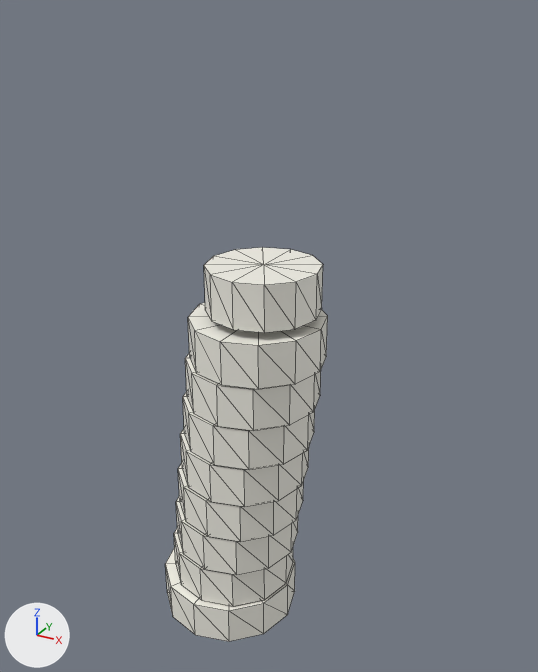
The glTF model public/studio/v2.15.0/d_pisa/model.glb, before and after one commit.
Camera for both pictures: a camera (50 mm lens) standing at (4.99, -7.73, 8.61) and looking at (0.61, 0.24, 4.63). Every picture has the same lights, and +X, +Y and +Z are marked at lower left. The picture after the commit comes second. Mesh edges are drawn as thin lines. Where no turn or scale is listed for an object, it has been applied to the vertices.

Names of what the first picture shows: 'part0', 'part1', 'part2', 'part3', 'part4', 'part5', 'part6', 'part7', 'part8'.
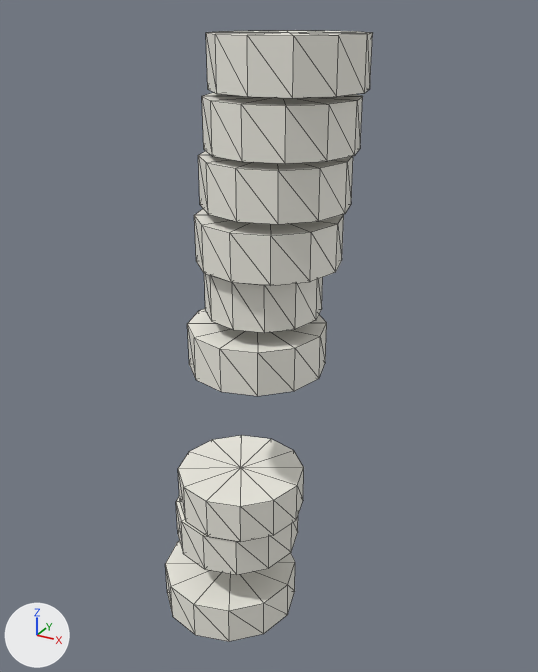
The change in detail:
me_geometry_1 is used by ob_part1; location (0.0, 0.0, 0.0).
me_geometry_1 had 26 vertices, 48 faces and spanned x -0.76..1.04, y -0.9..0.9, z 0.81..1.39.
me_geometry_1 now has 26 vertices, 48 faces and spans x -0.33..1.47, y -0.9..0.9, z 4.31..4.89.
me_geometry_1 part 1: the whole mesh is moved by (0.43, 0.0, 3.5).
me_geometry_4 is used by ob_part4; location (0.0, 0.0, 0.0).
me_geometry_4 had 26 vertices, 48 faces and spanned x -0.54..1.26, y -0.9..0.9, z 2.61..3.19.
me_geometry_4 now has 26 vertices, 48 faces and spans x -0.16..1.64, y -0.9..0.9, z 5.76..6.34.
me_geometry_4 part 2: the whole mesh is moved by (0.39, 0.0, 3.15).
me_geometry_5 is used by ob_part5; location (0.0, 0.0, 0.0).
me_geometry_5 had 26 vertices, 48 faces and spanned x -0.47..1.33, y -0.9..0.9, z 3.21..3.79.
me_geometry_5 now has 26 vertices, 48 faces and spans x -0.07..1.73, y -0.9..0.9, z 6.48..7.06.
me_geometry_5 part 3: the whole mesh is moved by (0.4, 0.0, 3.27).
me_geometry_6 is used by ob_part6; location (0.0, 0.0, 0.0).
me_geometry_6 had 26 vertices, 48 faces and spanned x -0.4..1.4, y -0.9..0.9, z 3.81..4.39.
me_geometry_6 now has 26 vertices, 48 faces and spans x 0.01..1.81, y -0.9..0.9, z 7.14..7.72.
me_geometry_6 part 4: the whole mesh is moved by (0.41, 0.0, 3.33).
me_geometry_7 is used by ob_part7; location (0.0, 0.0, 0.0).
me_geometry_7 had 26 vertices, 48 faces and spanned x -0.32..1.48, y -0.9..0.9, z 4.41..4.99.
me_geometry_7 now has 26 vertices, 48 faces and spans x 0.09..1.89, y -0.9..0.9, z 7.8..8.38.
me_geometry_7 part 5: the whole mesh is moved by (0.42, 0.0, 3.39).

Changed parts and their boxes (x1, y1, x2, y2) in the pictures (538 x 672 px):
'part7', moved
    before: (188, 302, 328, 389)
    after: (206, 30, 373, 98)
'part6', moved
    before: (185, 354, 321, 431)
    after: (202, 92, 363, 164)
'part5', moved
    before: (183, 392, 315, 470)
    after: (198, 151, 353, 224)
'part4', moved
    before: (180, 429, 309, 507)
    after: (194, 209, 344, 286)
'part1', moved
    before: (174, 529, 293, 606)
    after: (187, 309, 327, 396)
'part3', unchanged, uncovered by the edit
    before: (178, 463, 303, 542)
    after: (178, 435, 304, 542)
